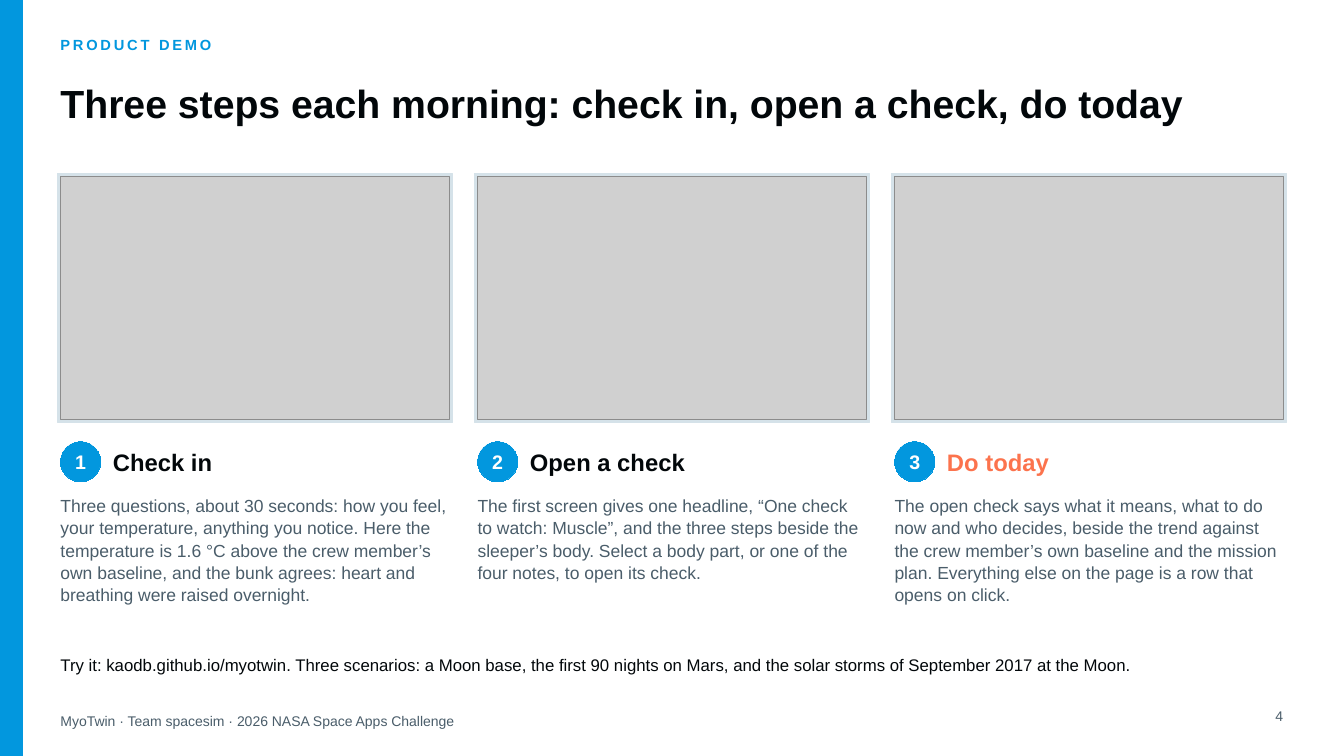
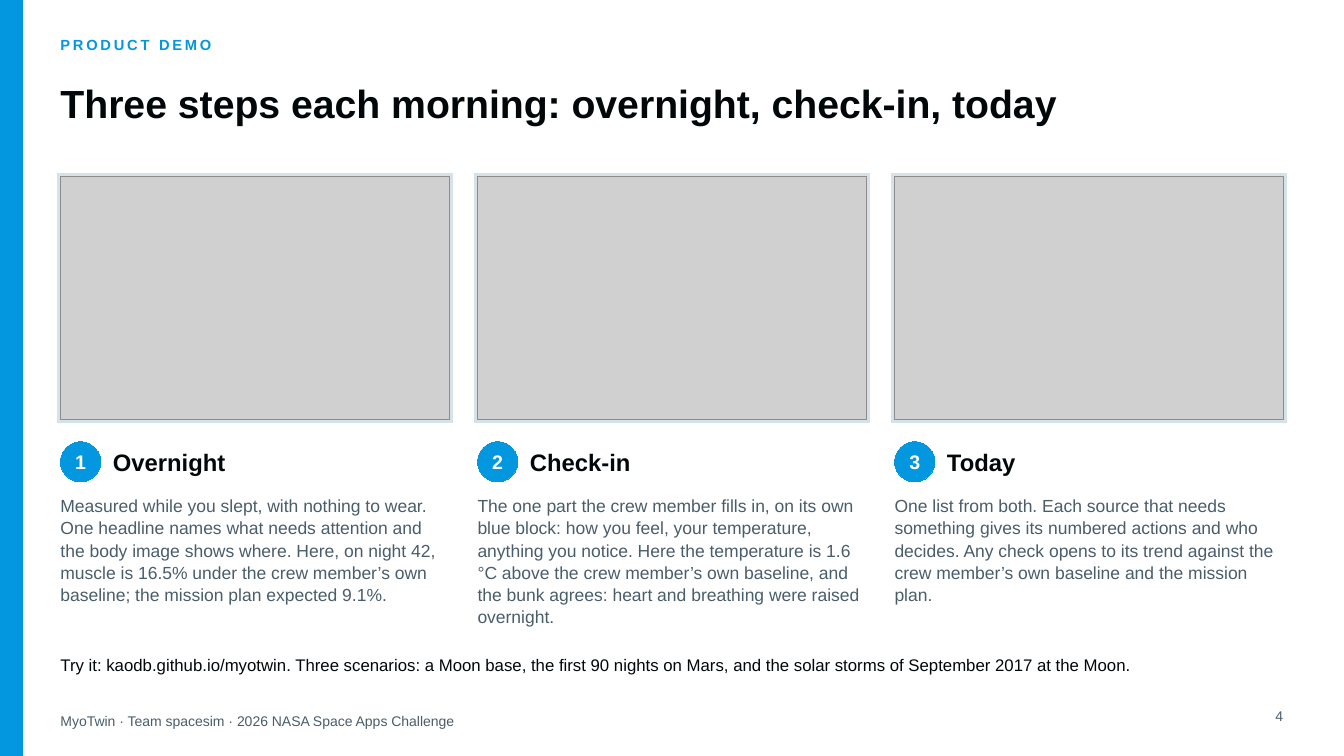
Before and after one commit to KAODB/myotwin, a slide deck: slide 4 of demo/slides/MyoTwin-demo.pptx. Drawn at 1344x756 pixels with LibreOffice and Linux fonts; fonts in the diff are those of the drawing; grey boxes stand for pictures. Boxes give left, top, right and bottom in pixels: in the first picture for what was removed or moved away, otherwise in the second. Text is boxed around its words. In the diff, an @@ line names an element or a change of style, - is before the commit and + after.

```diff
--- a/demo/slides/MyoTwin-demo.pptx
+++ b/demo/slides/MyoTwin-demo.pptx
@@ title at <box>60,89,1056,126</box>: text changed @@
-Three steps each morning: check in, open a check, do today
+Three steps each morning: overnight, check-in, today
@@ text at <box>113,453,225,476</box>: text changed @@
-Check in
+Overnight
@@ text at <box>530,453,631,472</box>: text changed @@
-Open a check
+Check-in
@@ text at <box>947,453,1015,476</box>: text changed; text colour #FC734D to #02070A @@
-Do today
+Today
@@ text at <box>60,499,435,605</box>: text changed @@
-Three questions, about 30 seconds: how you feel, your temperature, anything you notice. Here the temperature is 1.6 °C above the crew member’s own baseline, and the bunk agrees: heart and breathing were raised overnight.
+Measured while you slept, with nothing to wear. One headline names what needs attention and the body image shows where. Here, on night 42, muscle is 16.5% under the crew member’s own baseline; the mission plan expected 9.1%.
@@ text at <box>478,499,860,627</box>: text changed @@
-The first screen gives one headline, “One check to watch: Muscle”, and the three steps beside the sleeper’s body. Select a body part, or one of the four notes, to open its check.
+The one part the crew member fills in, on its own blue block: how you feel, your temperature, anything you notice. Here the temperature is 1.6 °C above the crew member’s own baseline, and the bunk agrees: heart and breathing were raised overnight.
@@ text at <box>895,499,1273,605</box>: text changed @@
-The open check says what it means, what to do now and who decides, beside the trend against the crew member’s own baseline and the mission plan. Everything else on the page is a row that opens on click.
+One list from both. Each source that needs something gives its numbered actions and who decides. Any check opens to its trend against the crew member’s own baseline and the mission plan.
```
Also in this commit, not shown: 1 other slide changed, 13 other files.
